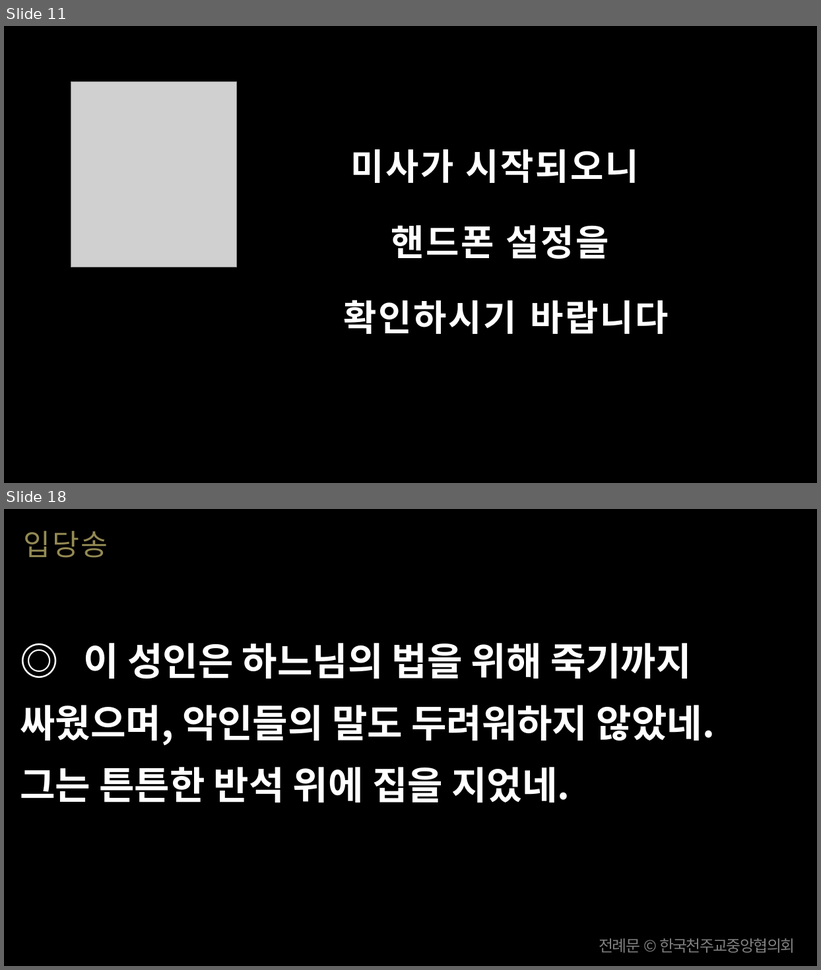
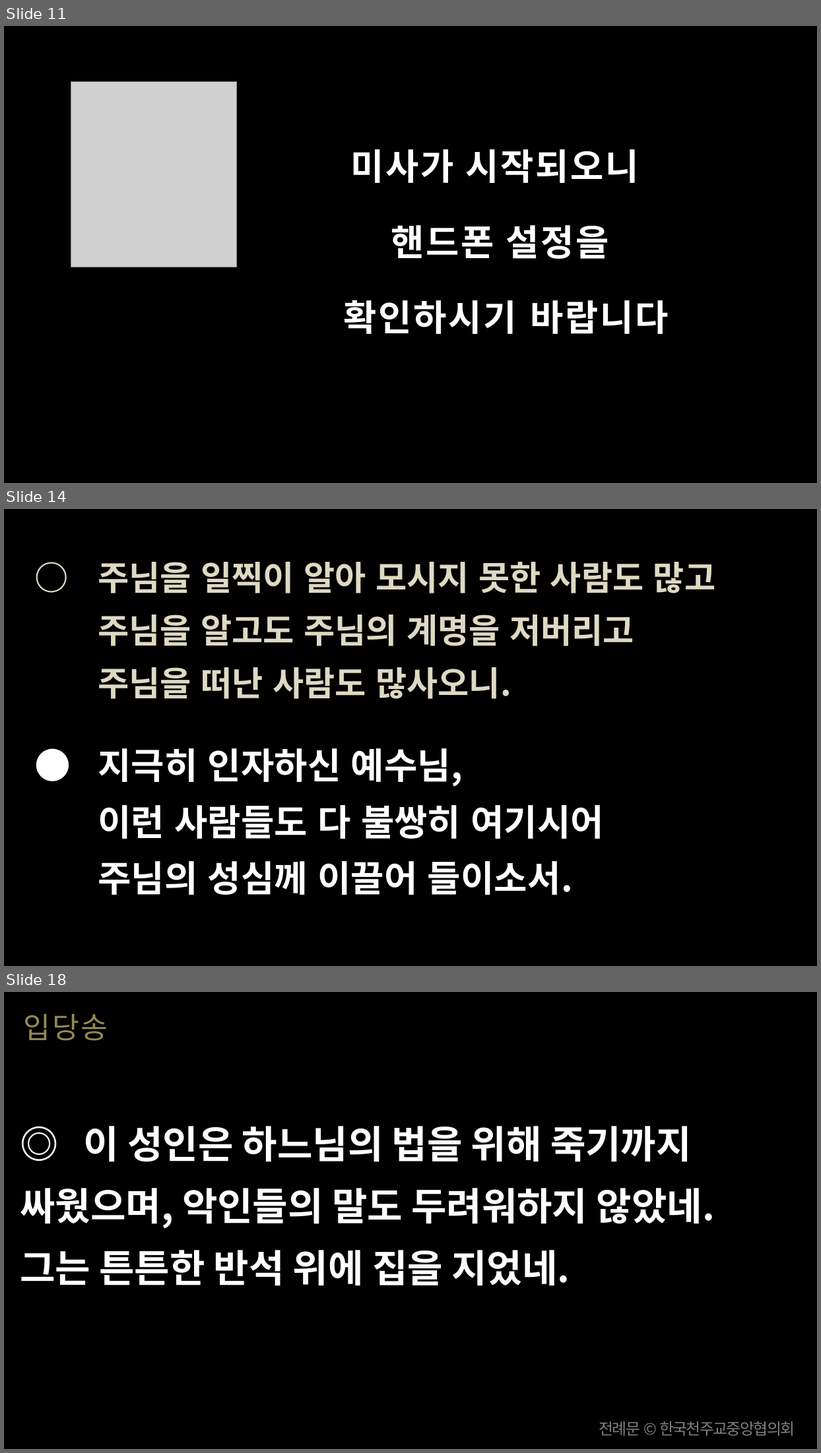
Before and after one commit to scottpark/missa_ppt, a slide deck: output/20260705/20260705_한국 성직자들의 수호자 성 김대건 안드레아 사제 순교자 - 신심 미사.pptx. Shown one above the other, each under a label of ours: slides 11 and 18 before the commit, slides 11, 14 and 18 after it; the slides between them are not shown. The pictures are 821x970 and 821x1453 pixels, drawn with LibreOffice and Linux fonts; fonts in the diff are those of the drawing; grey boxes stand for pictures. Boxes give left, top, right and bottom in pixels: in the first picture for what was removed or moved away, otherwise in the second. Text is boxed around its words. In the diff, an @@ line names an element or a change of style, - is before the commit and + after.

```diff
--- a/output/20260705/20260705_한국 성직자들의 수호자 성 김대건 안드레아 사제 순교자 - 신심 미사.pptx
+++ b/output/20260705/20260705_한국 성직자들의 수호자 성 김대건 안드레아 사제 순교자 - 신심 미사.pptx
@@ slide 14 added at <box>4,509,817,966</box>, background #000000 @@
@@ text added at <box>98,562,715,895</box>, 30 pt, text #DDD9C3, bold @@
+○ 주님을 일찍이 알아 모시지 못한 사람도 많고
+주님을 알고도 주님의 계명을 저버리고
+주님을 떠난 사람도 많사오니.
+● 지극히 인자하신 예수님,
+이런 사람들도 다 불쌍히 여기시어
+주님의 성심께 이끌어 들이소서.
```
Also in this commit, not shown: 3 other slides added, 4 slides removed, 13 other files.
